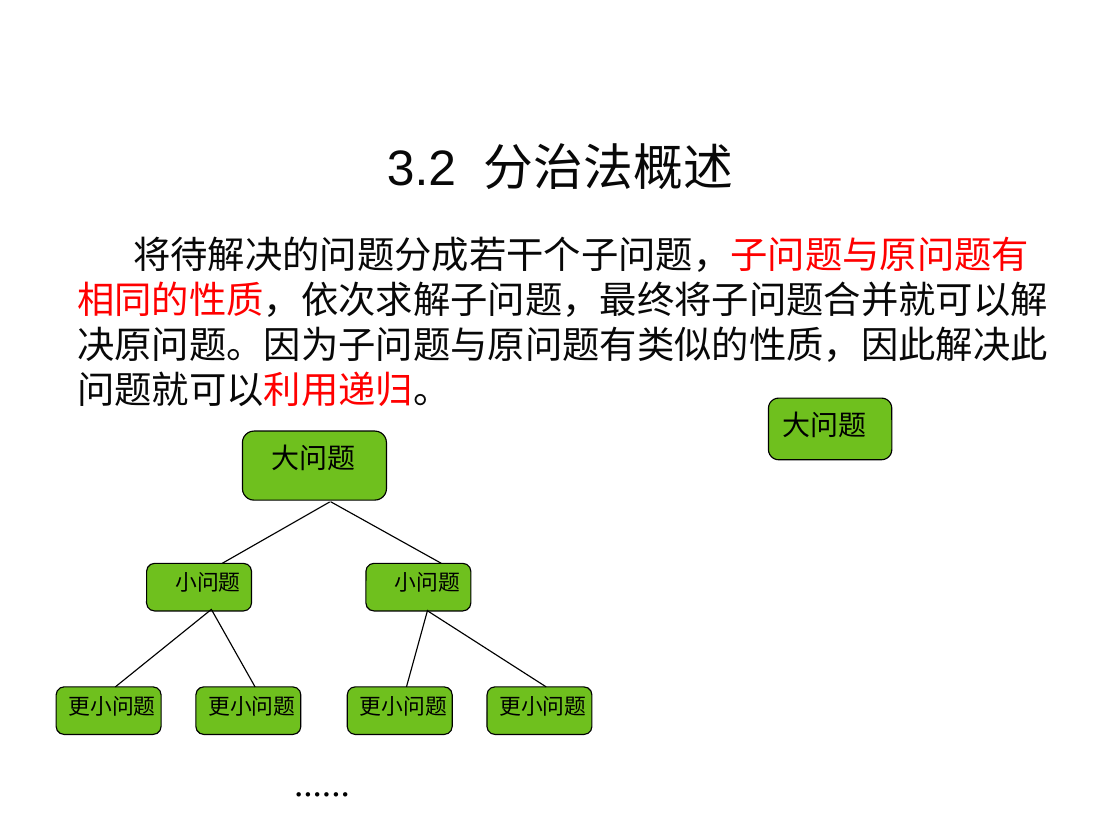
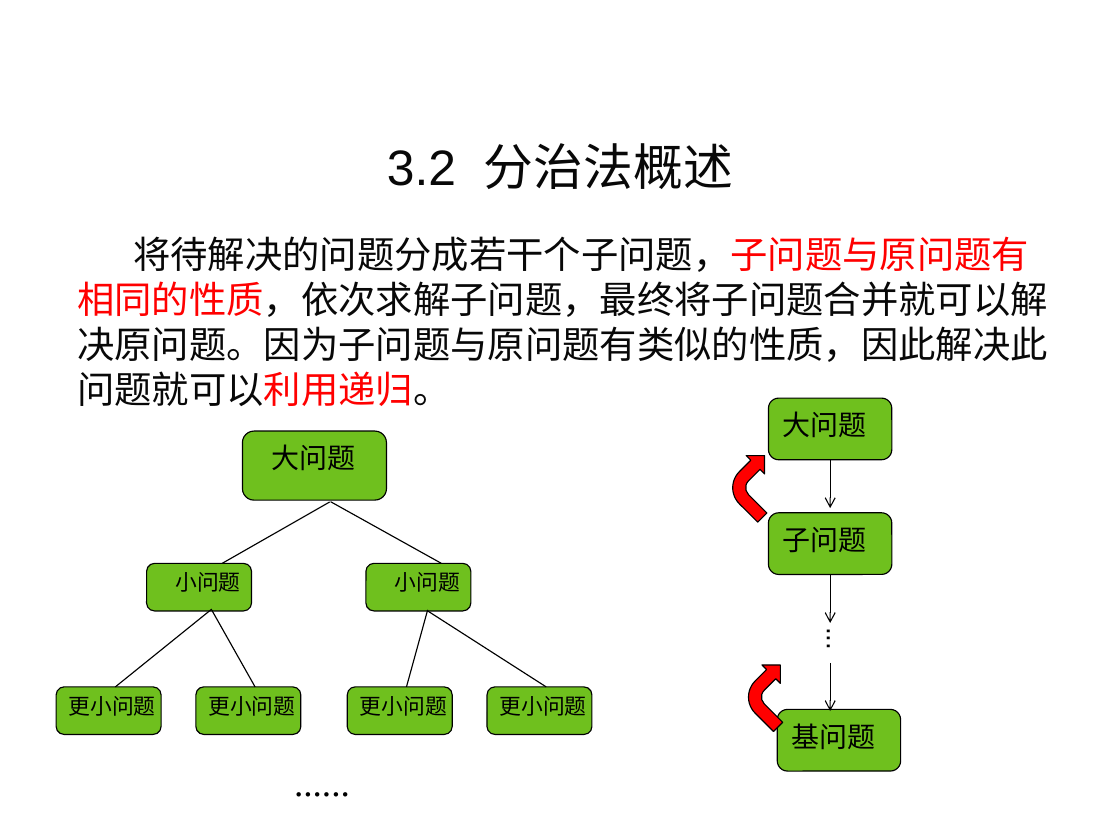
Before and after one commit to liutongling/DP, a slide deck: slide 30 of file/第3章 分治法计.pptx (slide 29 before the commit). Drawn at 1120x840 pixels with LibreOffice and Linux fonts; fonts in the diff are those of the drawing; background and template pictures are left out. Boxes give left, top, right and bottom in pixels: in the first picture for what was removed or moved away, otherwise in the second. Text is boxed around its words. In the diff, an @@ line names an element or a change of style, - is before the commit and + after.

```diff
--- a/file/第3章 分治法计.pptx
+++ b/file/第3章 分治法计.pptx
@@ bent arrow added at (x1=718, y1=447, x2=794, y2=522), fill #FF0000, outline #000000 0.75 pt @@
@@ arrow added from (830, 460) to (830, 508), #000000 0.75 pt @@
@@ rounded rectangle added at (x1=768, y1=513, x2=892, y2=575), fill #6FC01E, outline #000000 0.75 pt @@
@@ text added at (x1=783, y1=527, x2=867, y2=553), 18 pt, text #000000 @@
+子问题
@@ arrow added from (830, 575) to (830, 623), #000000 0.75 pt @@
@@ text added at (x1=782, y1=616, x2=860, y2=668), 18 pt, text #000000 @@
+...
@@ bent arrow added at (x1=734, y1=656, x2=809, y2=731), fill #FF0000, outline #000000 0.75 pt @@
@@ arrow added from (830, 663) to (830, 711), #000000 0.75 pt @@
@@ rounded rectangle added at (x1=777, y1=709, x2=900, y2=771), fill #6FC01E, outline #000000 0.75 pt @@
@@ text added at (x1=792, y1=723, x2=876, y2=750), 18 pt, text #000000 @@
+基问题
```
Also in this commit, not shown: 3 other slides changed, 4 slides added, 2 slides removed.
